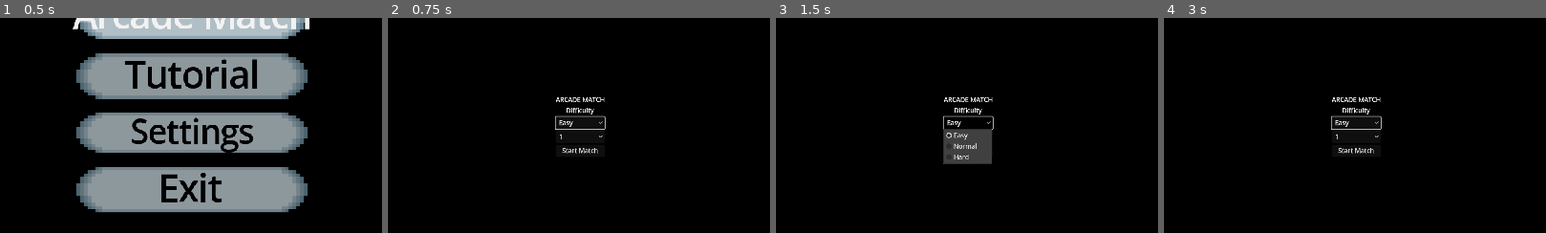
Above: before the commit, frames 1-4 (left to right).
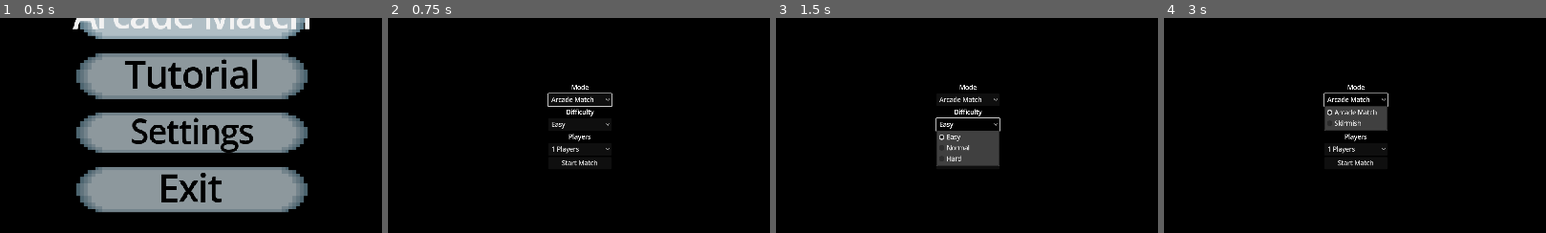
Above: after the commit, the same moments.

Repository: OmegaGiven/GAMEJAM15
Game: Godot game, scene res://scenes/Menu Scenes/MainMenu.tscn
Two runs of this game, one before a commit and one after it. Both use one fixed random seed, a clock stepped at 60 frames per second and the inputs below.
Inputs (mouse positions are % of the whole screen's width and height, from its top left):
- Up to frame 1 (0.5 s): no input
- Up to frame 2 (0.75 s): click "Arcade Match" at 0.5 s
- Up to frame 3 (1.5 s): click "Easy" at 1.25 s
- Up to frame 4 (3 s): click "Easy" at 2 s; click (50, 44) at 2.75 s, where only the run after the commit has a clickable "Arcade Match"
The pictures show only the part of the screen within x 25-75%, y 25-75%; the shares and areas given below are measured in that part.

Frame 1 is identical in both runs. In frame 2, 1.3% of the frame differs, in the area x 41-59%, y 31-69%; in frame 3, 1.9%; in frame 4, 2.6%.

Commit message:
feat: Skirmish mode — clover map, escalating waves, Reaper power buff
Skirmish Match: 2-4 player PvP mode on a clover-shaped map. Each player
gets their own petal (bonfire + 5 trees). Reaper roams the center with
WANDER_RADIUS=150. Waves escalate each round: interval shrinks 1.5s/wave
(min 5s), spirit count = (wave+1) * active fires, health/damage scale 15%
and 10% per wave respectively. Last fire standing wins.

Reaper kill: nearest living player gets Reaper Power — 3x damage, 2x
speed for 30s. Buff implemented in Player.gd with timer in _process.

Player: SPEED promoted from const to var so buff can modify it.
  _BASE_SPEED const kept as reference for deactivation.

Reaper signal: reaper_defeated now carries death_position Vector2 so
  Skirmish Match can buff the nearest player to kill location.

ArcadeMenu: Mode selector added (Arcade Match / Skirmish). Routes to
  correct scene on Start. Teams label improved. Old duplicate connection removed.

GamePaths: skirmish_match path added.

Co-Authored-By: Claude Sonnet 4.6 <noreply@anthropic.com>

Diff:
--- a/global scripts/GamePaths.gd
+++ b/global scripts/GamePaths.gd
@@ -3,6 +3,7 @@
 
 #LEVELS
 @export var arcade_match 	= "res://scenes/Arcade Level/Arcade Match.tscn"
+@export var skirmish_match	= "res://scenes/Skirmish Level/Skirmish Match.tscn"
 @export var tutorial_level	= "res://scenes/Tutorial/Tutorial.tscn"
 @export var main_menu 		= "res://scenes/Menu Scenes/MainMenu.tscn"
 @export var spawnable_location = "res://scenes/Objects/SpawnableLocation.tscn"
--- a/scenes/Arcade Level/Arcade Match.gd
+++ b/scenes/Arcade Level/Arcade Match.gd
@@ -62,7 +62,7 @@
 
 	print("Wave %d — %d spirits" % [wave_number, count])
 
-func _on_reaper_defeated():
+func _on_reaper_defeated(_pos: Vector2):
 	if game_over:
 		return
 	game_over = true
--- a/scenes/Menu Scenes/ArcadeMenu.gd
+++ b/scenes/Menu Scenes/ArcadeMenu.gd
@@ -1,30 +1,30 @@
 extends Node2D
 
-
-# Called when the node enters the scene tree for the first time.
 func _ready():
-	self.position = Vector2(Settings.resolution_x/2.0, Settings.resolution_y/2.0)
+	self.position = Vector2(Settings.resolution_x / 2.0, Settings.resolution_y / 2.0)
+	$VBoxContainer/Mode.add_item("Arcade Match")
+	$VBoxContainer/Mode.add_item("Skirmish")
 	$VBoxContainer/Difficulty.add_item("Easy")
 	$VBoxContainer/Difficulty.add_item("Normal")
 	$VBoxContainer/Difficulty.add_item("Hard")
 	self.hide()
-
 
 func _input(event):
 	if event.is_action_pressed("ui_cancel"):
 		self.hide()
 		$"../Menu".show()
 
-
 func _on_visibility_changed():
 	if self.visible:
-		# for determining how many players are connected to create teams for matches
+		$VBoxContainer/Teams.clear()
 		for x in len(MultiplayerControls.players):
-			$VBoxContainer/Teams.add_item(str(x+1))
-		$VBoxContainer/Difficulty.grab_focus()
-	return
-
+			$VBoxContainer/Teams.add_item(str(x + 1) + " Players")
+		$VBoxContainer/Mode.grab_focus()
 
 func _on_start_match_pressed():
 	MultiplayerControls.in_main_menu = false
-	get_tree().change_scene_to_file(GamePaths.arcade_match)
+	var mode = $VBoxContainer/Mode.selected
+	if mode == 1:
+		get_tree().change_scene_to_file(GamePaths.skirmish_match)
+	else:
+		get_tree().change_scene_to_file(GamePaths.arcade_match)
--- a/scenes/Menu Scenes/ArcadeMenu.tscn
+++ b/scenes/Menu Scenes/ArcadeMenu.tscn
@@ -11,22 +11,24 @@
 anchor_top = 0.5
 anchor_right = 0.5
 anchor_bottom = 0.5
-offset_left = -61.5
-offset_top = -37.0
-offset_right = 61.5
-offset_bottom = 37.0
+offset_left = -80.0
+offset_top = -60.0
+offset_right = 80.0
+offset_bottom = 60.0
 grow_horizontal = 2
 grow_vertical = 2
 size_flags_horizontal = 4
 size_flags_vertical = 4
 
-[node name="RichTextLabel" type="RichTextLabel" parent="VBoxContainer"]
+[node name="ModeLabel" type="Label" parent="VBoxContainer"]
 layout_mode = 2
-text = "ARCADE MATCH"
-fit_content = true
-autowrap_mode = 0
+text = "Mode"
+horizontal_alignment = 1
 
-[node name="Label" type="Label" parent="VBoxContainer"]
+[node name="Mode" type="OptionButton" parent="VBoxContainer"]
+layout_mode = 2
+
+[node name="DifficultyLabel" type="Label" parent="VBoxContainer"]
 layout_mode = 2
 text = "Difficulty"
 horizontal_alignment = 1
@@ -34,6 +36,11 @@
 [node name="Difficulty" type="OptionButton" parent="VBoxContainer"]
 layout_mode = 2
 size_flags_vertical = 4
+
+[node name="TeamsLabel" type="Label" parent="VBoxContainer"]
+layout_mode = 2
+text = "Players"
+horizontal_alignment = 1
 
 [node name="Teams" type="OptionButton" parent="VBoxContainer"]
 layout_mode = 2
@@ -43,5 +50,4 @@
 text = "Start Match"
 
 [connection signal="visibility_changed" from="." to="." method="_on_visibility_changed"]
-[connection signal="pressed" from="VBoxContainer/Start Match" to="." method="_on_button_pressed"]
 [connection signal="pressed" from="VBoxContainer/Start Match" to="." method="_on_start_match_pressed"]
--- a/scenes/Objects/Reaper.gd
+++ b/scenes/Objects/Reaper.gd
@@ -19,7 +19,7 @@
 
 var Spirit = preload("res://scenes/Objects/Spirit.tscn")
 
-signal reaper_defeated
+signal reaper_defeated(death_position: Vector2)
 
 func _ready():
 	spawn_point = self.position
@@ -101,7 +101,7 @@
 	$reaper_attack.hide()
 	$reaper_death.show()
 	$AnimationPlayer.play("death")
-	emit_signal("reaper_defeated")
+	emit_signal("reaper_defeated", global_position)
 
 func _on_animation_player_animation_finished(anim_name):
 	if anim_name == "death":
--- a/scenes/Player.gd
+++ b/scenes/Player.gd
@@ -5,7 +5,7 @@
 var player_name = 'player'
 var type = "player"
 var deadzone = 0.1
-const SPEED = 70.0
+const _BASE_SPEED = 70.0
 var keyboard = false
 var free_cam = false
 var MAX_ZOOM = Vector2(8,8)
@@ -18,6 +18,11 @@
 var disconnected = false
 var health = 10
 @export var damage = 10
+var SPEED = 70.0
+
+var reaper_power_active = false
+var reaper_power_timer = 0.0
+const REAPER_POWER_DURATION = 30.0
 
 var BuildMenu = load(GamePaths.BuildMenu)
 var buildmenu = BuildMenu.instantiate()
@@ -175,7 +180,24 @@
 				SplitScreenFunctionality.player_characters[device_num]["camera"].zoom = zoom_check
 
 
-func _process(_delta):
+func activate_reaper_power():
+	reaper_power_active = true
+	reaper_power_timer = REAPER_POWER_DURATION
+	damage = 30
+	SPEED = _BASE_SPEED * 2.0
+	print("Player %d: REAPER POWER ACTIVATED (%.0fs)" % [device_num, REAPER_POWER_DURATION])
+
+func deactivate_reaper_power():
+	reaper_power_active = false
+	damage = 10
+	SPEED = _BASE_SPEED
+	print("Player %d: Reaper Power ended" % device_num)
+
+func _process(delta):
+	if reaper_power_active:
+		reaper_power_timer -= delta
+		if reaper_power_timer <= 0:
+			deactivate_reaper_power()
 	animation_manager()
 	zoom_process()
 	if free_cam or in_placement_mode:
--- /dev/null
+++ b/scenes/Skirmish Level/Skirmish Level.tscn
@@ -0,0 +1,3 @@
+[gd_scene load_steps=1 format=3 uid="uid://skirmishlevel1"]
+
+[node name="SkirmishLevel" type="Node2D"]
--- /dev/null
+++ b/scenes/Skirmish Level/Skirmish Match.gd
@@ -0,0 +1,147 @@
+extends Node2D
+
+var Bonfire = preload("res://scenes/Objects/bonfire.tscn")
+var Tree    = preload("res://scenes/Objects/tree1.tscn")
+var Spirit  = preload("res://scenes/Objects/Spirit.tscn")
+var Reaper  = preload("res://scenes/Objects/Reaper.tscn")
+
+# Clover petal positions (center of each player's base, relative to map origin)
+const PETAL_POSITIONS = {
+	2: [Vector2(-500, 0), Vector2(500, 0)],
+	3: [Vector2(0, -500), Vector2(-433, 250), Vector2(433, 250)],
+	4: [Vector2(-400, -400), Vector2(400, -400), Vector2(-400, 400), Vector2(400, 400)],
+}
+
+var wave_timer = 0.0
+var current_wave_interval: float
+var wave_number = 0
+var game_over = false
+var reaper_node: Node = null
+
+# bonfire node -> player index (0-based)
+var bonfire_owners: Dictionary = {}
+var active_bonfires: Array = []
+
+func _ready():
+	self.add_child(SplitScreenFunctionality.scene_splitscreen)
+	SplitScreenFunctionality.add_splitscreen_to_scene()
+	$HBoxContainer/SubViewportContainer/PauseMenu.hide()
+	current_wave_interval = Settings.wave_interval
+	call_deferred("_setup_level")
+
+func _setup_level():
+	var level = get_tree().get_first_node_in_group("LEVELS")
+	var player_count = clampi(MultiplayerControls.players.size(), 2, 4)
+	var petal_positions: Array = PETAL_POSITIONS[player_count]
+
+	for i in petal_positions.size():
+		var petal = petal_positions[i]
+
+		# Bonfire at petal center
+		var bonfire = Bonfire.instantiate()
+		bonfire.position = petal
+		level.add_child(bonfire)
+		bonfire.fire_extinguished.connect(_on_bonfire_out.bind(bonfire))
+		bonfire_owners[bonfire] = i
+		active_bonfires.append(bonfire)
+
+		# 5 trees around each petal in a ring
+		for t in 5:
+			var tree = Tree.instantiate()
+			var angle = (2.0 * PI / 5.0) * t
+			tree.position = petal + Vector2(cos(angle), sin(angle)) * 130
+			level.add_child(tree)
+
+	# Reaper roams the center
+	var reaper = Reaper.instantiate()
+	reaper.position = Vector2.ZERO
+	reaper.WANDER_RADIUS = 150
+	reaper.reaper_defeated.connect(_on_reaper_defeated)
+	level.add_child(reaper)
+	reaper_node = reaper
+
+	# Spawn points evenly spaced on outer ring
+	var spawn_count = max(4, player_count * 2)
+	for i in spawn_count:
+		var angle = (2.0 * PI / float(spawn_count)) * i
+		var sp = Node2D.new()
+		sp.name = "SkirmishSpawn%d" % i
+		sp.position = Vector2(cos(angle), sin(angle)) * 750
+		sp.add_to_group("spawn_point")
+		level.add_child(sp)
+
+func _process(delta):
+	if game_over:
+		return
+	wave_timer += delta
+	if wave_timer >= current_wave_interval:
+		wave_timer = 0.0
+		_spawn_wave()
+
+func _spawn_wave():
+	wave_number += 1
+
+	# Escalate: interval shrinks each wave, count and health scale up
+	current_wave_interval = maxf(5.0, Settings.wave_interval - wave_number * 1.5)
+	var per_fire = wave_number + 1
+	var total_count = mini(per_fire * active_bonfires.size(), 16)
+	var health_scale = 1.0 + wave_number * 0.15
+	var damage_scale = 1.0 + wave_number * 0.1
+
+	var level = get_tree().get_first_node_in_group("LEVELS")
+	var spawn_points = get_tree().get_nodes_in_group("spawn_point")
+
+	for i in total_count:
+		var spirit = Spirit.instantiate()
+		spirit.health = int(10.0 * health_scale)
+		spirit.DAMAGE = int(5.0 * damage_scale)
+		if spawn_points.size() > 0:
+			var sp = spawn_points[randi() % spawn_points.size()]
+			spirit.position = sp.global_position
+		else:
+			var angle = randf_range(0.0, 2.0 * PI)
+			spirit.position = Vector2(cos(angle), sin(angle)) * 750
+		if level:
+			level.add_child(spirit)
+
+	print("Skirmish wave %d — %d spirits | next in %.0fs | health x%.2f" % [
+		wave_number, total_count, current_wave_interval, health_scale
+	])
+
+func _on_bonfire_out(bonfire_node: Node):
+	if not bonfire_node in bonfire_owners:
+		return
+	var player_idx = bonfire_owners[bonfire_node]
+	active_bonfires.erase(bonfire_node)
+	print("Player %d's fire is out! (%d fires remaining)" % [player_idx + 1, active_bonfires.size()])
+	_check_win()
+
+func _on_reaper_defeated(death_position: Vector2):
+	print("Reaper slain at %s — buffing nearest player!" % str(death_position))
+	_buff_nearest_player(death_position)
+	reaper_node = null
+
+func _buff_nearest_player(pos: Vector2):
+	var nearest = null
+	var min_dist = INF
+	for player in get_tree().get_nodes_in_group("player"):
+		if is_instance_valid(player) and player.health > 0:
+			var d = player.global_position.distance_to(pos)
+			if d < min_dist:
+				min_dist = d
+				nearest = player
+	if nearest:
+		nearest.activate_reaper_power()
+
+func _check_win():
+	if game_over:
+		return
+	if active_bonfires.size() <= 1:
+		game_over = true
+		if active_bonfires.size() == 1:
+			var winner = bonfire_owners[active_bonfires[0]]
+			print("PLAYER %d WINS!" % (winner + 1))
+		else:
+			print("ALL FIRES OUT — DRAW!")
+		await get_tree().create_timer(3.0).timeout
+		get_tree().change_scene_to_file(GamePaths.main_menu)
--- /dev/null
+++ b/scenes/Skirmish Level/Skirmish Match.tscn
@@ -0,0 +1,29 @@
+[gd_scene load_steps=4 format=3 uid="uid://skirmishmatch1"]
+
+[ext_resource type="Script" path="res://scenes/Skirmish Level/Skirmish Match.gd" id="1_smgd"]
+[ext_resource type="PackedScene" uid="uid://skirmishlevel1" path="res://scenes/Skirmish Level/Skirmish Level.tscn" id="2_smlv"]
+[ext_resource type="PackedScene" uid="uid://mu7emlxphf7w" path="res://scenes/ui_elements/PauseMenu.tscn" id="3_bcq2k"]
+
+[node name="SkirmishMatch" type="Node2D"]
+script = ExtResource("1_smgd")
+
+[node name="HBoxContainer" type="HBoxContainer" parent="."]
+visible = false
+offset_right = 1927.0
+offset_bottom = 1073.0
+
+[node name="SubViewportContainer" type="SubViewportContainer" parent="HBoxContainer"]
+layout_mode = 2
+
+[node name="SubViewport" type="SubViewport" parent="HBoxContainer/SubViewportContainer" groups=["GAME_VIEWPORT"]]
+disable_3d = true
+use_xr = true
+handle_input_locally = false
+size = Vector2i(0, 0)
+render_target_update_mode = 0
+
+[node name="Camera2D" type="Camera2D" parent="HBoxContainer/SubViewportContainer/SubViewport"]
+
+[node name="SkirmishLevel" parent="HBoxContainer/SubViewportContainer/SubViewport" groups=["LEVELS"] instance=ExtResource("2_smlv")]
+
+[node name="PauseMenu" parent="HBoxContainer/SubViewportContainer" groups=["LEVELS"] instance=ExtResource("3_bcq2k")]
